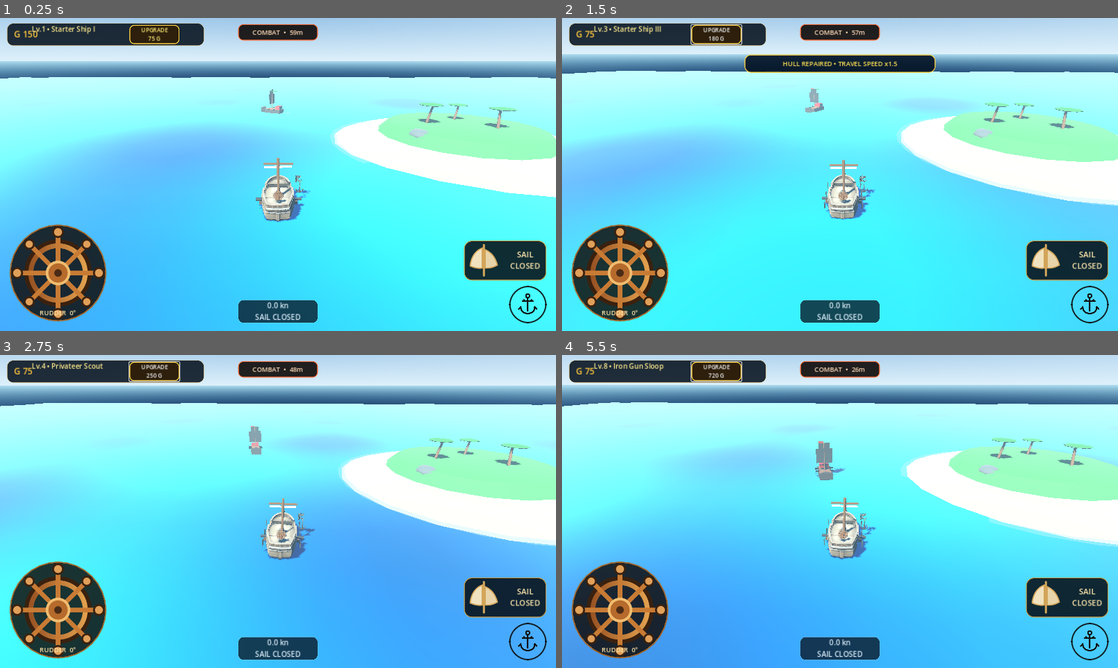
Above: before the commit, frames 1-4 (two rows, left to right).
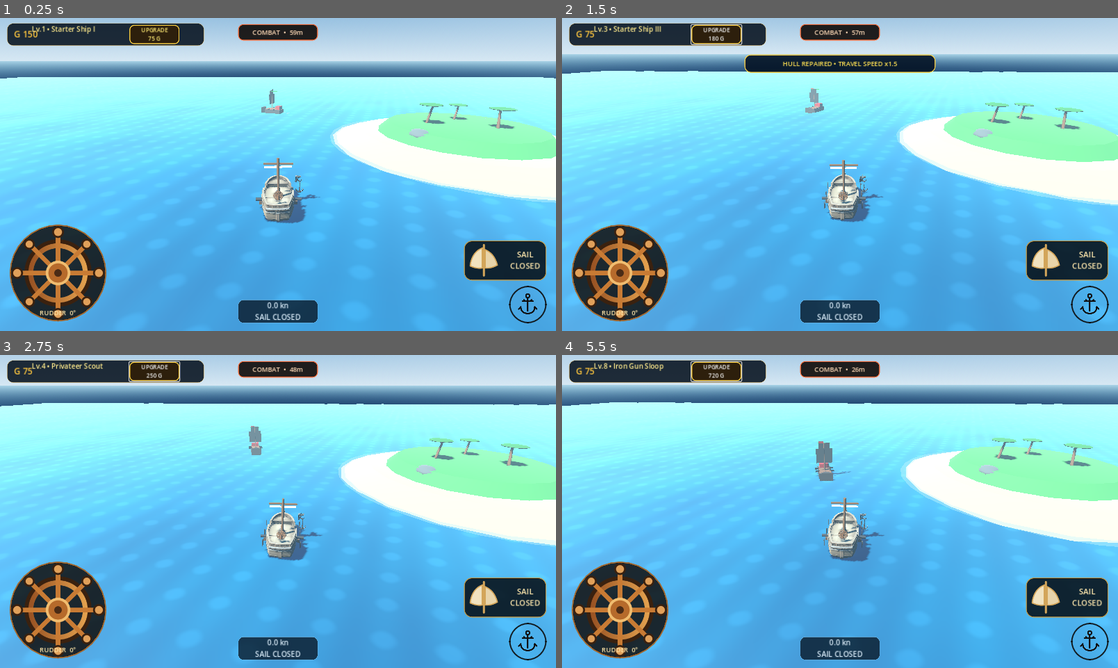
Above: after the commit, the same moments.

Repository: za99405com-ui/Pirate-Seasonline
Game: Godot game, scene res://scenes/world/world.tscn
Same seed, same stepped clock (60 frames per second), same inputs: the game is played once before the commit and once after it.
Inputs:
- Up to frame 1 (0.25 s): no input
- Up to frame 2 (1.5 s): click "UPGRADE 75 G" at 0.5 s; click "UPGRADE 120 G" at 1.25 s
- Up to frame 3 (2.75 s): click "UPGRADE 180 G" at 2 s
- Up to frame 4 (5.5 s): click "UPGRADE 250 G" at 2.75 s; click "UPGRADE 340 G" at 3.5 s; click "UPGRADE 450 G" at 4.25 s; click "UPGRADE 580 G" at 5 s

The runs differ from the first frame. In frame 1, 34% of the frame differs, in the area x 0-100%, y 18-100%; in frame 2, 40%, in the area x 0-100%, y 16-100%; in frame 3, 31%; in frame 4, 32%.

Commit message:
Add 24-minute game day starting 09:00 with dynamic sun, sky, fog and ocean lighting

Diff:
--- a/godot_game/scripts/world/world.gd
+++ b/godot_game/scripts/world/world.gd
@@ -4,6 +4,17 @@
 @onready var camera: Camera3D = $IsometricCamera
 @onready var hud: CanvasLayer = $HUD
 @onready var ocean: MeshInstance3D = $OceanPlane
+@onready var sun_light: DirectionalLight3D = $SunLight
+@onready var world_environment: WorldEnvironment = $WorldEnvironment
+
+@export_group("World Time")
+@export var start_hour: float = 9.0
+@export var game_minutes_per_real_minute: float = 10.0
+
+var _minute_of_day: float = 540.0
+var _daylight: float = 0.86
+var _lighting_refresh: float = 0.0
+var _ocean_shader: ShaderMaterial = null
 
 @export_group("Sailing Camera")
 @export var camera_distance: float = 27.0
@@ -48,6 +59,12 @@
 var _combat_clear_timer: float = 0.0
 
 func _ready() -> void:
+	_minute_of_day = fposmod(start_hour * 60.0, 1440.0)
+	if ocean:
+		_ocean_shader = ShaderMaterial.new()
+		_ocean_shader.shader = preload("res://shaders/ocean_water.gdshader")
+		ocean.material_override = _ocean_shader
+	_update_daylight()
 	if hud and player_ship:
 		hud.set_player(player_ship)
 
@@ -63,6 +80,42 @@
 		camera.fov = camera_fov
 
 	_snap_camera()
+
+func _process(delta: float) -> void:
+	# 24 in-game hours take 24 real minutes at the default setting.
+	_minute_of_day = fposmod(_minute_of_day + (game_minutes_per_real_minute / 60.0) * delta, 1440.0)
+	_lighting_refresh += delta
+	if _lighting_refresh >= 0.35:
+		_lighting_refresh = 0.0
+		_update_daylight()
+
+func get_clock_text() -> String:
+	var total: int = int(floor(_minute_of_day))
+	return "%02d:%02d" % [total / 60, total % 60]
+
+func get_game_hour() -> float:
+	return _minute_of_day / 60.0
+
+func _update_daylight() -> void:
+	var hour: float = _minute_of_day / 60.0
+	var solar_elevation: float = sin((hour - 6.0) * PI / 12.0)
+	_daylight = smoothstep(-0.09, 0.55, solar_elevation)
+	var sun_factor: float = maxf(0.0, solar_elevation)
+	if sun_light:
+		sun_light.rotation = Vector3(-maxf(0.10, sun_factor * 1.24), -0.88 + (hour - 12.0) * 0.04, 0)
+		sun_light.light_energy = lerpf(0.015, 1.22, _daylight) * (0.75 + 0.25 * sun_factor)
+		sun_light.light_color = Color(1.0, 0.75, 0.55).lerp(Color(1.0, 0.95, 0.84), clampf(sun_factor * 1.3, 0.0, 1.0))
+	if world_environment and world_environment.environment:
+		var env: Environment = world_environment.environment
+		env.ambient_light_energy = lerpf(0.26, 0.85, _daylight)
+		env.fog_light_color = Color(0.09, 0.17, 0.27).lerp(Color(0.62, 0.78, 0.87), _daylight)
+		if env.sky and env.sky.sky_material is ProceduralSkyMaterial:
+			var sky_mat := env.sky.sky_material as ProceduralSkyMaterial
+			sky_mat.sky_top_color = Color(0.025, 0.044, 0.11).lerp(Color(0.13, 0.36, 0.62), _daylight)
+			sky_mat.sky_horizon_color = Color(0.09, 0.13, 0.22).lerp(Color(0.72, 0.82, 0.90), _daylight)
+			sky_mat.ground_horizon_color = Color(0.07, 0.13, 0.20).lerp(Color(0.53, 0.71, 0.82), _daylight)
+	if _ocean_shader:
+		_ocean_shader.set_shader_parameter("daylight", lerpf(0.18, 1.0, _daylight))
 
 func _physics_process(delta: float) -> void:
 	_update_combat_state(delta)
